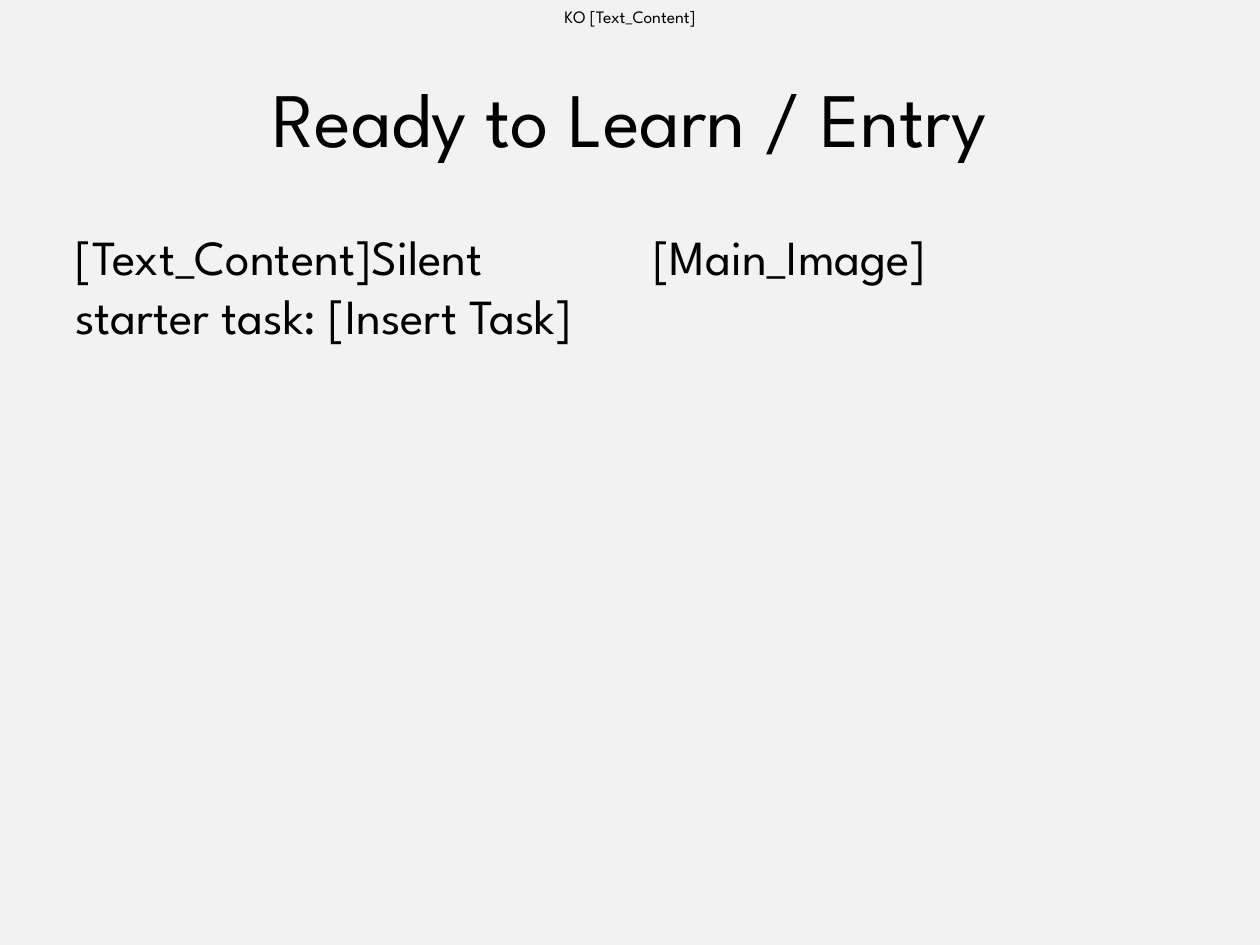
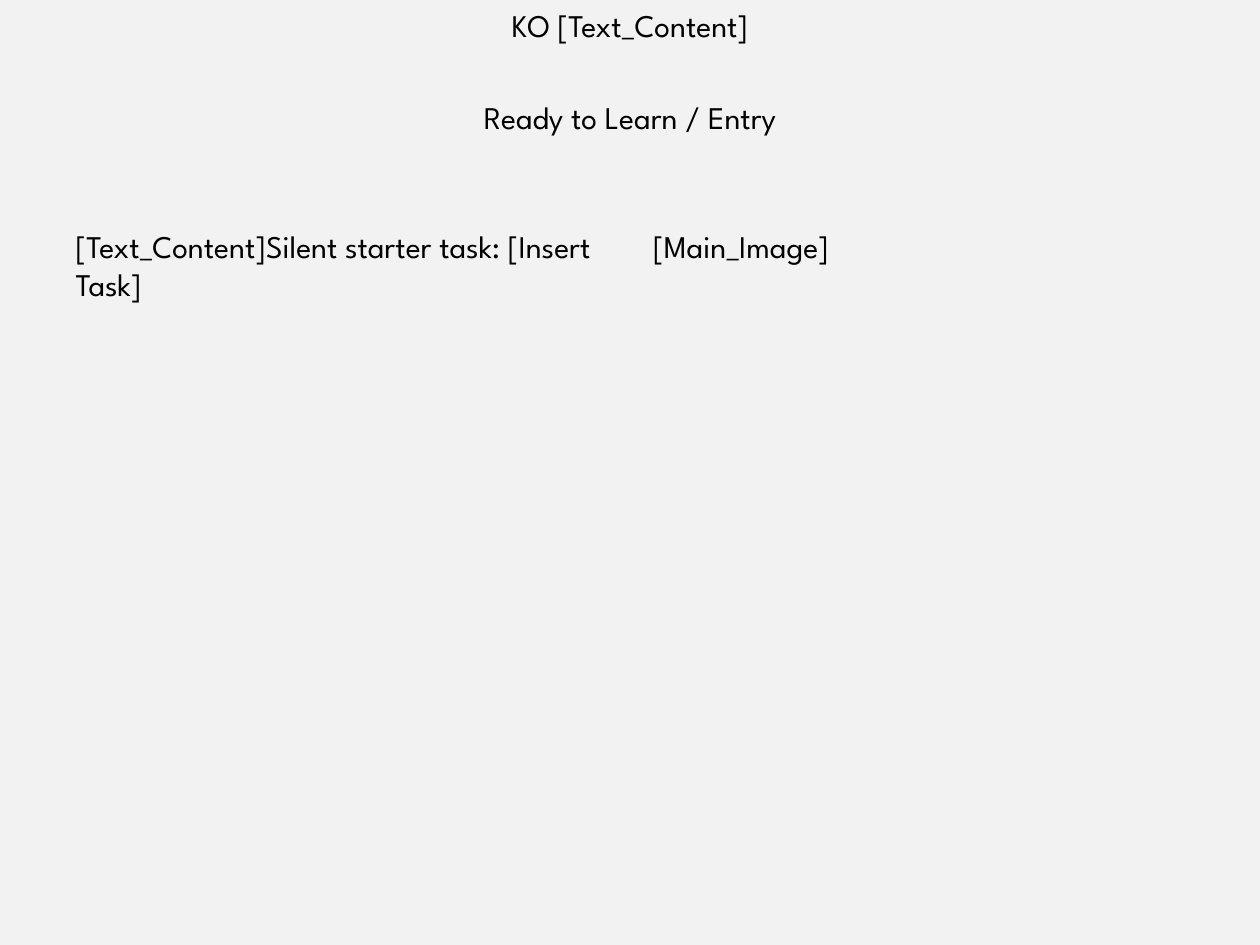
Before and after one commit to jconnolly84/garibaldi-lesson-uplifter, a slide deck: slide 1 of Lessonary_Template_Structure.pptx. Drawn at 1260x945 pixels with LibreOffice and Linux fonts; fonts in the diff are those of the drawing; background and template pictures are left out. Boxes give left, top, right and bottom in pixels: in the first picture for what was removed or moved away, otherwise in the second. Text is boxed around its words. In the diff, an @@ line names an element or a change of style, - is before the commit and + after.

```diff
--- a/Lessonary_Template_Structure.pptx
+++ b/Lessonary_Template_Structure.pptx
@@ text "KO [Text_Content]" at (x1=512, y1=15, x2=748, y2=44): size 10 to 18 pt @@
@@ title "Ready to Learn / Entry" at (x1=484, y1=107, x2=776, y2=136): size 44 to 18 pt @@
@@ text "[Text_Content]Silent starter task: [Insert Task]" at (x1=76, y1=236, x2=591, y2=303): size 28 to 18 pt; less space between paragraphs @@
@@ text "[Main_Image]" at (x1=653, y1=236, x2=829, y2=265): size 28 to 18 pt; less space between paragraphs @@
```
Also in this commit, not shown: 10 other slides changed.
